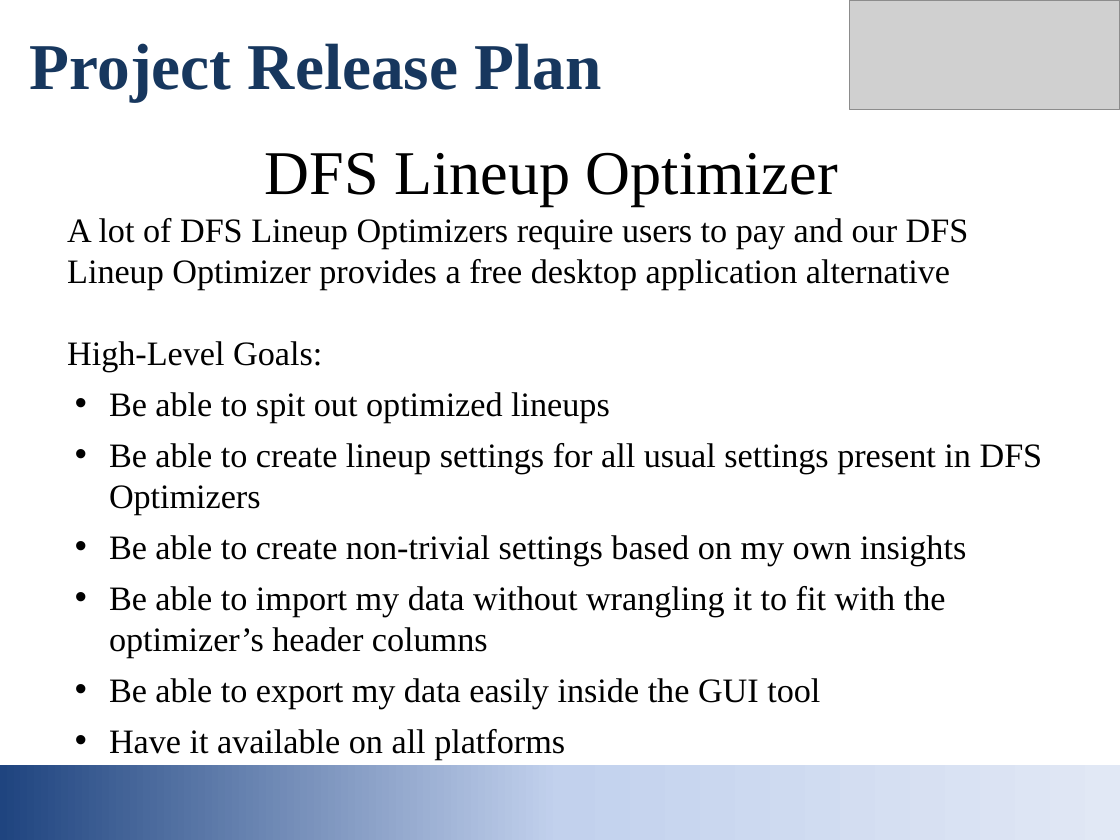
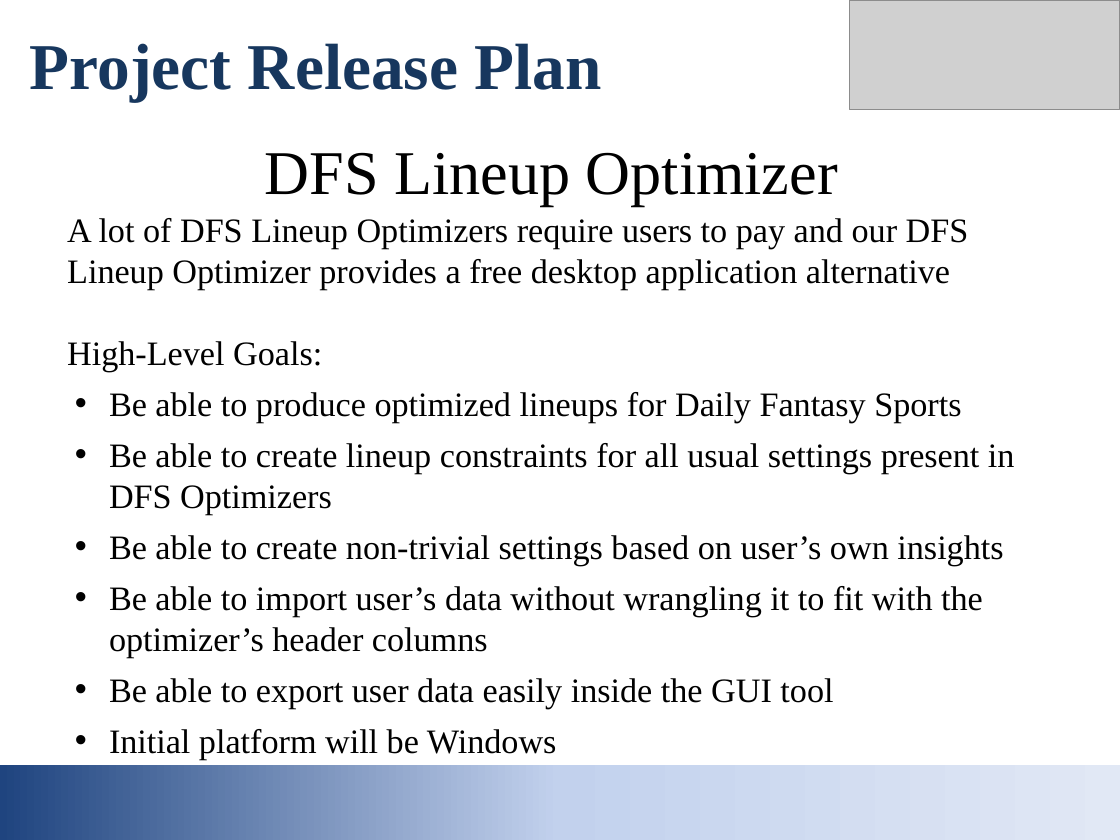
Before and after one commit to gautam0826/DFS-Optimizer, a slide deck: slide 2 of Project Release Plan.pptx. Drawn at 1120x840 pixels with LibreOffice and Linux fonts; fonts in the diff are those of the drawing; grey boxes stand for pictures. Boxes give left, top, right and bottom in pixels: in the first picture for what was removed or moved away, otherwise in the second. Text is boxed around its words. In the diff, an @@ line names an element or a change of style, - is before the commit and + after.

```diff
--- a/Project Release Plan.pptx
+++ b/Project Release Plan.pptx
@@ text at bbox=[109, 392, 1015, 760]: text changed @@
-• Be able to spit out optimized lineups
-• Be able to create lineup settings for all usual settings present in DFS Optimizers
-• Be able to create non-trivial settings based on my own insights
-• Be able to import my data without wrangling it to fit with the optimizer’s header columns
-• Be able to export my data easily inside the GUI tool
-• Have it available on all platforms
+• Be able to produce optimized lineups for Daily Fantasy Sports
+• Be able to create lineup constraints for all usual settings present in DFS Optimizers
+• Be able to create non-trivial settings based on user’s own insights
+• Be able to import user’s data without wrangling it to fit with the optimizer’s header columns
+• Be able to export user data easily inside the GUI tool
+• Initial platform will be Windows
```
Also in this commit, not shown: 4 other slides changed, 3 slides added, 1 other file.
